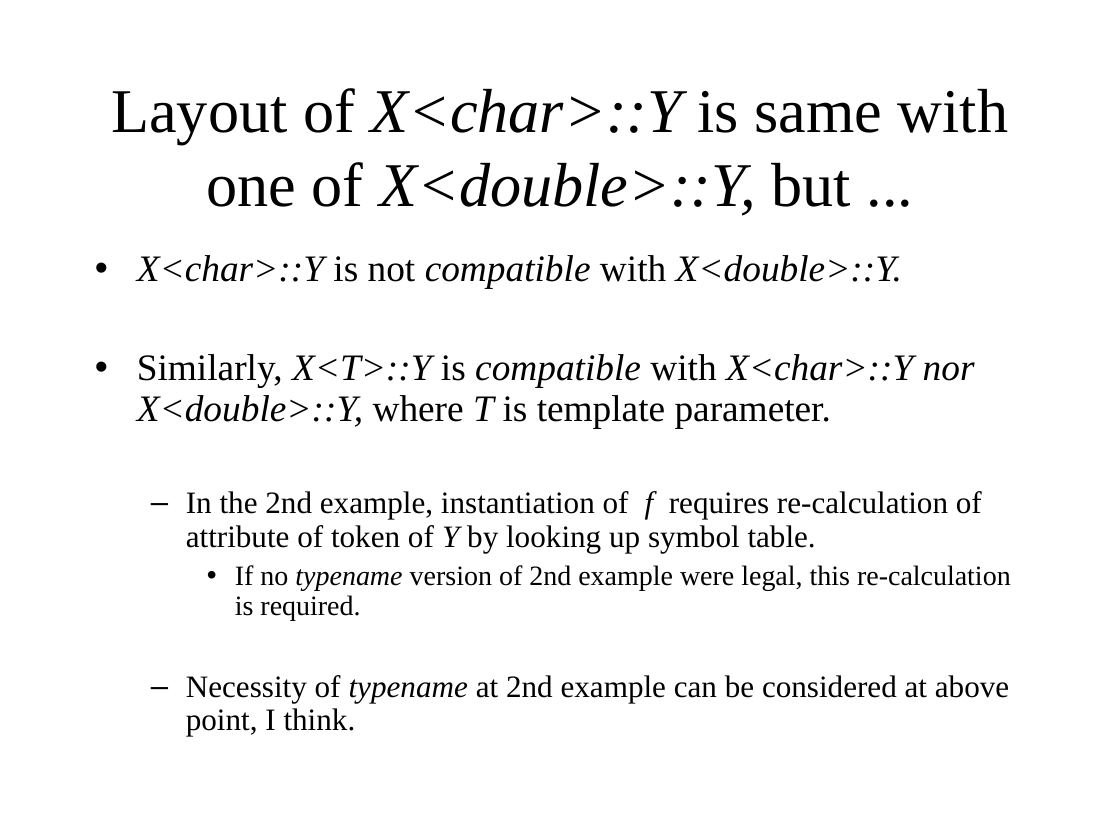
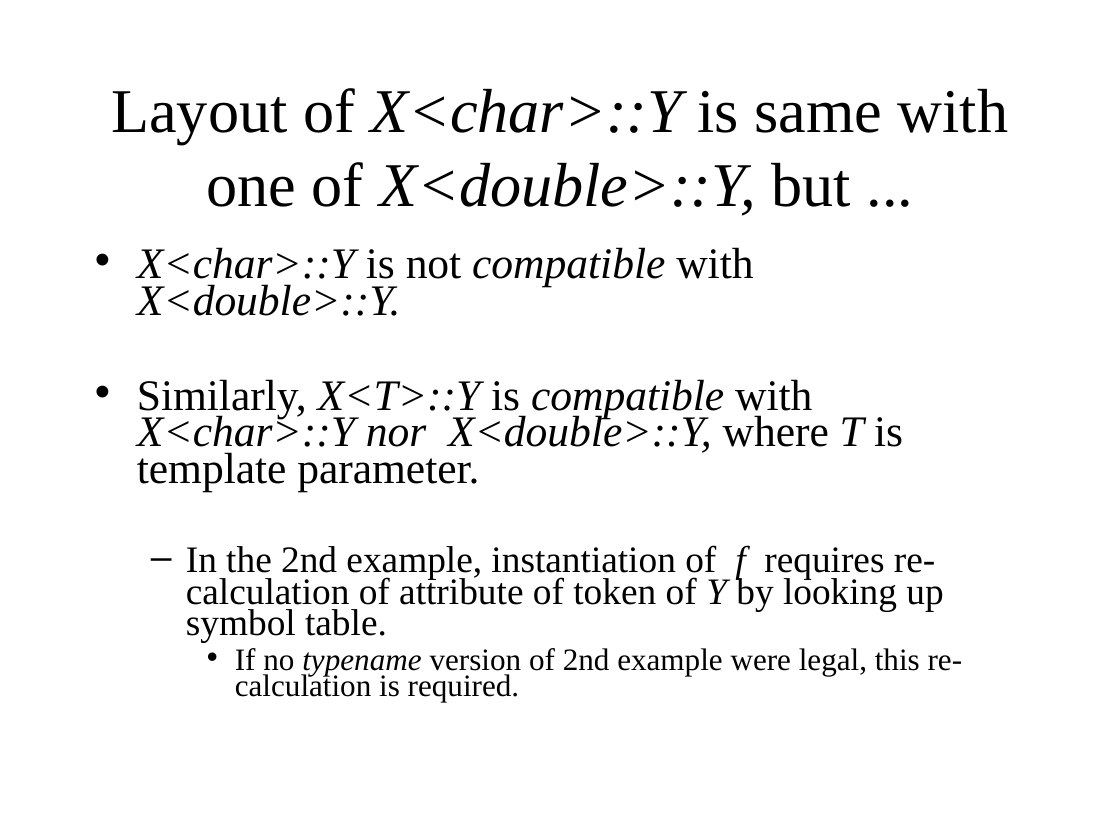
Before and after one commit to KeiHasegawa/cxx_doc, a slide deck: slide 7 of 17_template_typename_e.ppt. Drawn at 1120x840 pixels with LibreOffice and Linux fonts; fonts in the diff are those of the drawing. Boxes give left, top, right and bottom in pixels: in the first picture for what was removed or moved away, otherwise in the second. Text is boxed around its words. In the diff, an @@ line names an element or a change of style, - is before the commit and + after.

```diff
--- a/17_template_typename_e.ppt
+++ b/17_template_typename_e.ppt
@@ text "X<char>::Y is not compatible with ..." at <box>137,247,963,702</box>: size 24 to 28 pt in "X<char>::Y is not compatible with X<double>::Y.", "Similarly, X<T>::Y is compatible with X<char>::Y nor ..."; size 20 to 24 pt in "In the 2nd example, instantiation of f ..."; size 18 to 20 pt in "If no typename version of 2nd example ..."; line spacing 0.9 to 0.7; more space between paragraphs @@
@@ text at <box>186,675,1009,736</box>: paragraph removed @@
-  – Necessity of typename at 2nd example can be considered at above point, I think.
```
Also in this commit, not shown: 1 other slide changed, 4 other files.
